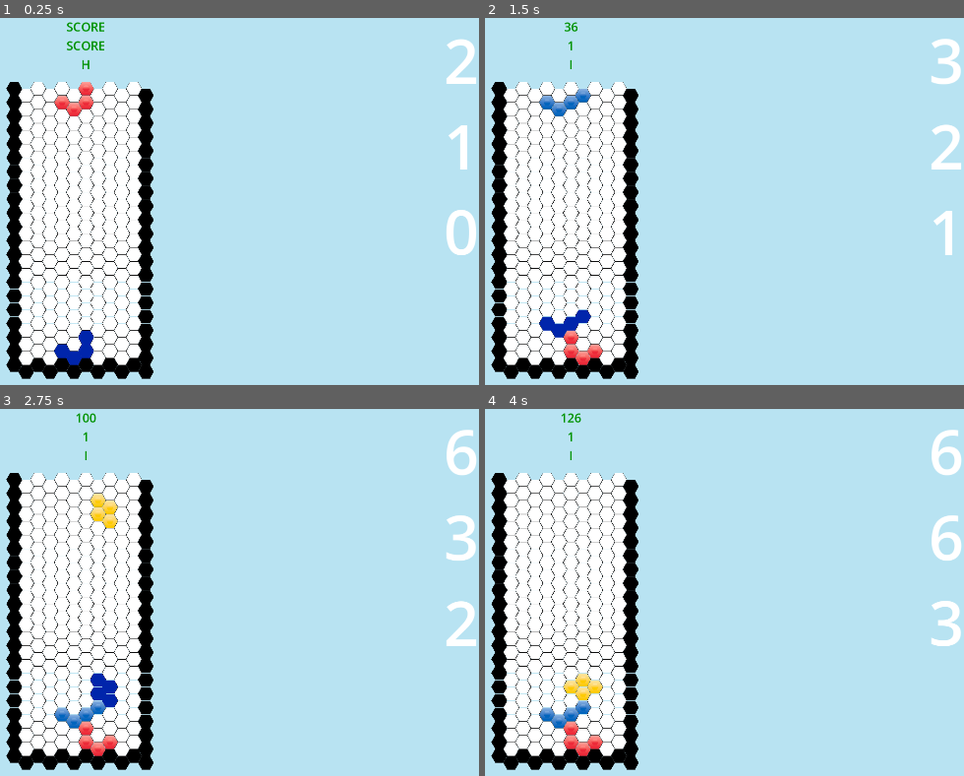
Above: before the commit, frames 1-4 (two rows, left to right).
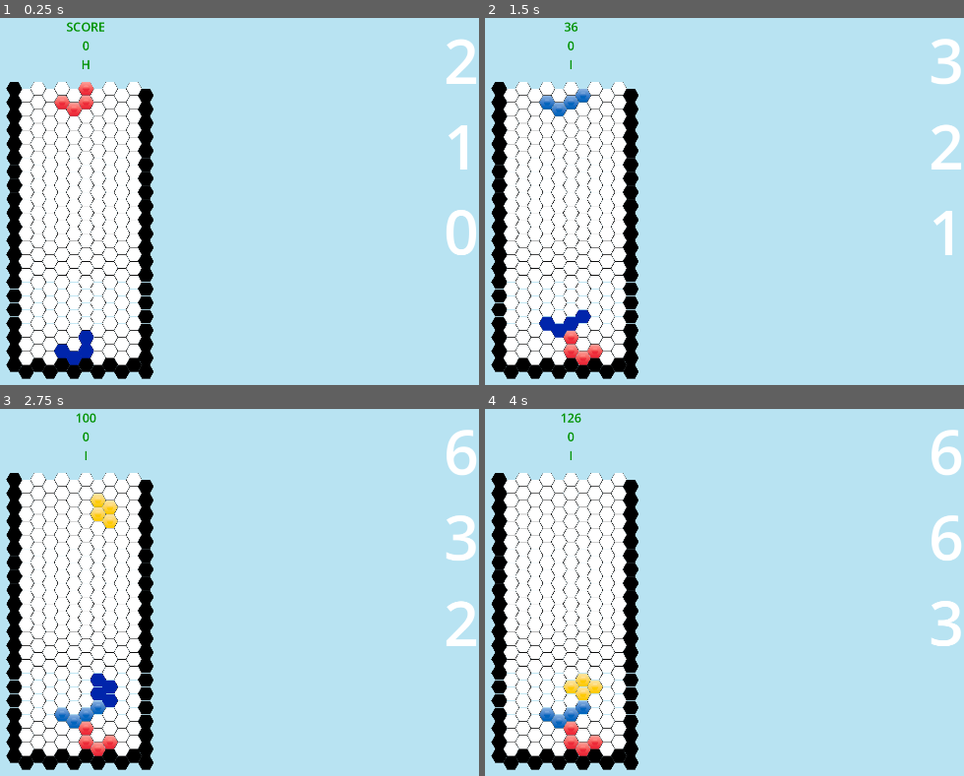
Above: after the commit, the same moments.

Repository: MrSoubi/HexoTangle
Game: Godot game, scene res://game.tscn
Same seed, same stepped clock (60 frames per second), same inputs: the game is played once before the commit and once after it.
Inputs:
- Up to frame 1 (0.25 s): no input
- Up to frame 2 (1.5 s): tap Enter at 0.5 s; hold Right 0.53-1.28 s; tap Z at 0.6 s; tap Space at 0.77, 1.25 s; hold Down from 1.28 s (still down); tap C at 1.35 s
- Up to frame 3 (2.75 s): tap Space at 1.52 s; release Down at 2.03 s; hold Right from 2.03 s (still down); tap I at 2.1 s
- Up to frame 4 (4 s): tap Enter at 2.75 s; release Right at 2.78 s; hold Up 2.78-3.53 s; tap O at 2.85 s; tap Space at 3.02, 3.5, 3.77 s; hold Left from 3.53 s (still down); tap T at 3.6 s

The runs differ from the first frame. In frame 1, 0.1% of the frame differs, in the area x 13-22%, y 6-9%; in frame 2, less than 0.1%; in frame 3, less than 0.1%; in frame 4, less than 0.1%.

Commit message:
Modified scoring system
The scoring wasn't correctly implemented.

Diff:
--- a/Scripts/grid.gd
+++ b/Scripts/grid.gd
@@ -226,9 +226,10 @@
 
 	return result
 
-func update() -> int:
-	var result = score; #saves soft and hard drop score
-	score = 0;
+func update() -> Vector2i:
+	var localScore = score
+	score = 0
+	var lines = 0;
 
 	var localHex = hexomino.new(currentHexomino.position, currentHexomino.dir, currentHexomino.type, currentHexomino.texture);
 	localHex.move(addDirections(Direction.BOTTOM, gridDirection));
@@ -239,22 +240,22 @@
 	else:
 		#undrawHexomino();
 		blockHexomino();
-		score = handleFullLines();
+		lines = handleFullLines();
 		@warning_ignore("integer_division")
 		var type = getNextHexomino()
 		currentHexomino = hexomino.new(startingPosition, Direction.TOP, type, GetTextureFromType(type));
 
-	match (score):
+	match (lines):
 		1:
-			result += 100
+			localScore += 100
 		2:
-			result += 300
+			localScore += 300
 		3:
-			result += 500
+			localScore += 500
 		4:
-			result += 800
-
-	return result;
+			localScore += 800
+
+	return Vector2i(localScore, lines); #score and number of lines
 
 func GetTextureFromType(type: HexType) -> Texture2D:
 	var result: Texture2D;
--- a/game.gd
+++ b/game.gd
@@ -3,6 +3,8 @@
 
 var score: int = 0;
 var level: int = 1;
+var lines: int = 0;
+var linesToDoUntilNextLevel = 5;
 
 func _ready():
 	if Engine.is_editor_hint():
@@ -11,12 +13,18 @@
 		print(ProjectSettings.get_setting("display/window/size/viewport_width"))
 	if not Engine.is_editor_hint():
 		$Timer.wait_time = 1.0;
+		$CanvasLayer/VBoxContainer/LevelLabel.text = str(0);
 
 func _on_timer_timeout():
-	score += $Grid.update() * level;
+	var scoreAndLines = $Grid.update();
+	score += scoreAndLines.x * level;
+	lines += scoreAndLines.y;
+	print(str(lines))
+	if(lines >= linesToDoUntilNextLevel):
+		level += 1
+		linesToDoUntilNextLevel += 5 * level
+		$CanvasLayer/VBoxContainer/LevelLabel.text = str(level);
 	$CanvasLayer/VBoxContainer/ScoreLabel.text = str(score);
-	$CanvasLayer/VBoxContainer/LevelLabel.text = str(level);
-	level = floor(score/500) + 1;
 	$Timer.wait_time = GetFallSpeed()
 
 func GetFallSpeed() -> float:
